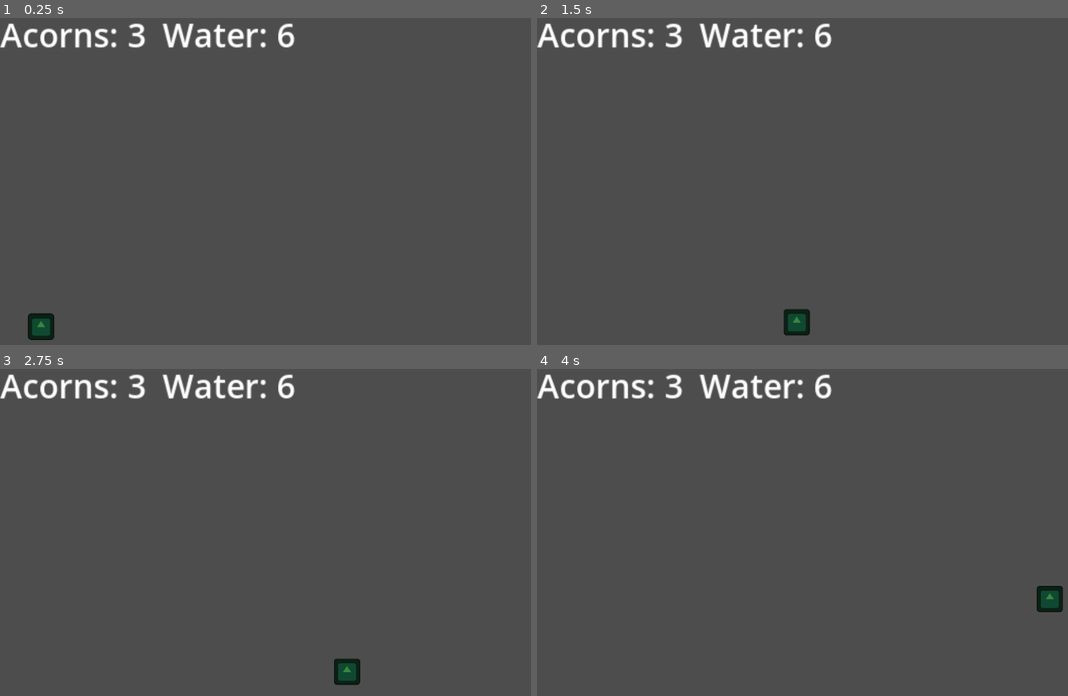
Above: before the commit, frames 1-4 (two rows, left to right).
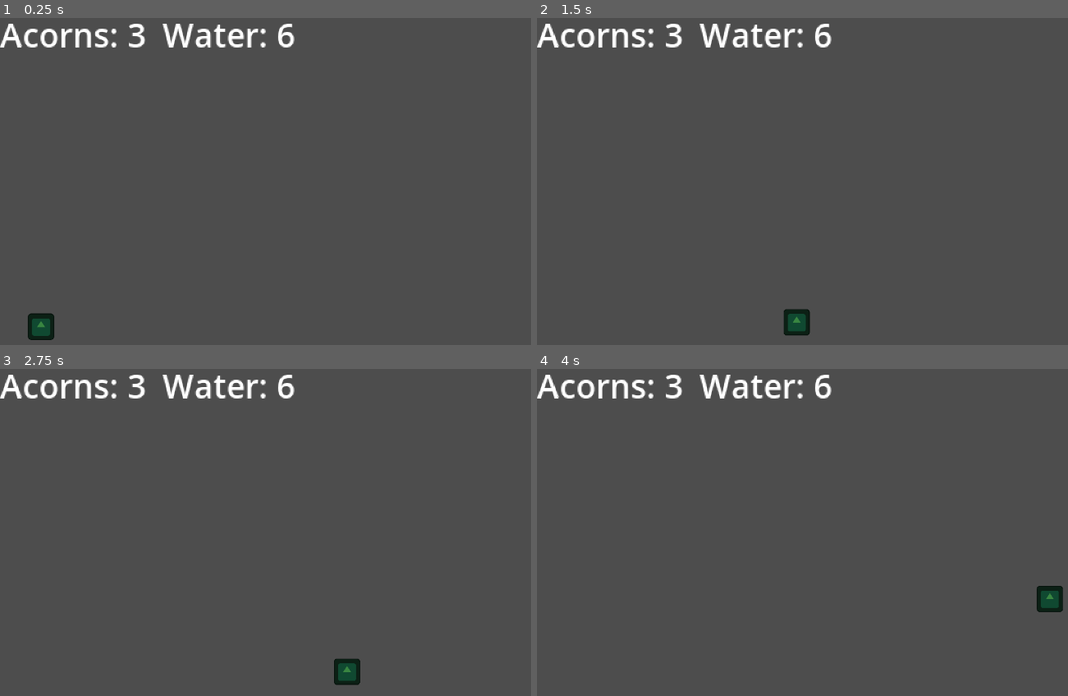
Above: after the commit, the same moments.

Repository: pjz987/growing
Game: Godot game, scene res://level.tscn
Same seed, same stepped clock (60 frames per second), same inputs: the game is played once before the commit and once after it. The engine's default icon, where the game draws it, is replaced by a stand-in: a white triangle on a blue panel in a dark square.
Inputs (mouse positions are in pixels of both pictures, inside the frame that each line leads up to):
- Up to frame 1 (0.25 s): no input
- Up to frame 2 (1.5 s): tap Enter at 0.5 s; move the mouse to (1009, 178) at 0.52 s; hold D (move_right) from 0.53 s (still down); click (1009, 178) at 0.67 s; tap Space (jump) at 0.77 s; move the mouse to (733, 214) at 1.27 s
- Up to frame 3 (2.75 s): tap Space (jump) at 1.52 s; move the mouse to (392, 467) at 2.02 s; release D (move_right) at 2.03 s; hold A (move_left) from 2.03 s (still down)
- Up to frame 4 (4 s): move the mouse to (834, 620) at 2.77 s; release A (move_left) at 2.78 s; hold D (move_right) from 2.78 s (still down); click (834, 620) at 2.92 s; tap Space (jump) at 3.02, 3.77 s; move the mouse to (1062, 601) at 3.52 s

The runs differ from the first frame. In frame 1, 0.4% of the frame differs, in the area x 0-56%, y 1-10%; in frame 2, 0.4%; in frame 3, 0.4%; in frame 4, 0.4%.

Commit message:
first art assets and tileset

Diff:
--- a/acorn.tscn
+++ b/acorn.tscn
@@ -1,13 +1,14 @@
 [gd_scene load_steps=5 format=3 uid="uid://b5fs103misupn"]
 
 [ext_resource type="Script" uid="uid://bmchgkcjleiey" path="res://acorn.gd" id="1_erywe"]
-[ext_resource type="Texture2D" uid="uid://dbn2qk4vitiwf" path="res://icon.svg" id="1_pjgfi"]
+[ext_resource type="Texture2D" uid="uid://dvj72hqn60eiy" path="res://assets/acorn.png" id="2_erywe"]
 
 [sub_resource type="PhysicsMaterial" id="PhysicsMaterial_pjgfi"]
 bounce = 0.35
 
-[sub_resource type="CircleShape2D" id="CircleShape2D_erywe"]
-radius = 2.0
+[sub_resource type="CapsuleShape2D" id="CapsuleShape2D_erywe"]
+radius = 5.0
+height = 16.0
 
 [node name="Acorn" type="RigidBody2D"]
 physics_material_override = SubResource("PhysicsMaterial_pjgfi")
@@ -15,12 +16,10 @@
 max_contacts_reported = 1
 script = ExtResource("1_erywe")
 
+[node name="Icon" type="Sprite2D" parent="."]
+texture = ExtResource("2_erywe")
+
 [node name="CollisionShape2D" type="CollisionShape2D" parent="."]
-shape = SubResource("CircleShape2D_erywe")
-
-[node name="Icon" type="Sprite2D" parent="."]
-modulate = Color(0.964269, 0.191822, 0.969125, 1)
-scale = Vector2(0.025, 0.025)
-texture = ExtResource("1_pjgfi")
+shape = SubResource("CapsuleShape2D_erywe")
 
 [connection signal="body_entered" from="." to="." method="_on_body_entered"]
--- /dev/null
+++ b/ground_tile_map.tscn
@@ -0,0 +1,18 @@
+[gd_scene load_steps=4 format=4 uid="uid://c72q38l25rwp6"]
+
+[ext_resource type="Texture2D" uid="uid://b4rx6yuowplef" path="res://assets/ground.png" id="1_k5g21"]
+
+[sub_resource type="TileSetAtlasSource" id="TileSetAtlasSource_44n1d"]
+texture = ExtResource("1_k5g21")
+texture_region_size = Vector2i(32, 32)
+0:0/0 = 0
+1:0/0 = 0
+0:1/0 = 0
+1:1/0 = 0
+
+[sub_resource type="TileSet" id="TileSet_husbs"]
+sources/0 = SubResource("TileSetAtlasSource_44n1d")
+
+[node name="GroundTileMap" type="TileMapLayer"]
+tile_map_data = PackedByteArray("AAAAAP//AAAAAAAAAAACAP//AAAAAAAAAAAEAP//AAAAAAAAAAAEAP7/AAAAAAAAAAAEAPz/AAAAAAAAAAAEAPv/AAAAAAAAAAAEAPr/AAAAAAAAAAAEAP3/AAAAAAAAAAA=")
+tile_set = SubResource("TileSet_husbs")
--- a/project.godot
+++ b/project.godot
@@ -55,3 +55,7 @@
 2d_physics/layer_1="player"
 2d_physics/layer_2="world"
 2d_physics/layer_3="acorn"
+
+[rendering]
+
+textures/canvas_textures/default_texture_filter=0
Binary file added: assets/acorn.png
Not shown, added: assets/acorn.png.import
Binary file added: assets/ground.png
Not shown, added: assets/ground.png.import
Binary file added: assets/sprout.png
Not shown, added: assets/sprout.png.import
Binary file added: assets/tree-base.png
Not shown, added: assets/tree-base.png.import
Binary file added: assets/tree-top.png
Not shown, added: assets/tree-top.png.import
Binary file added: assets/tree-trunk.png
Not shown, added: assets/tree-trunk.png.import
